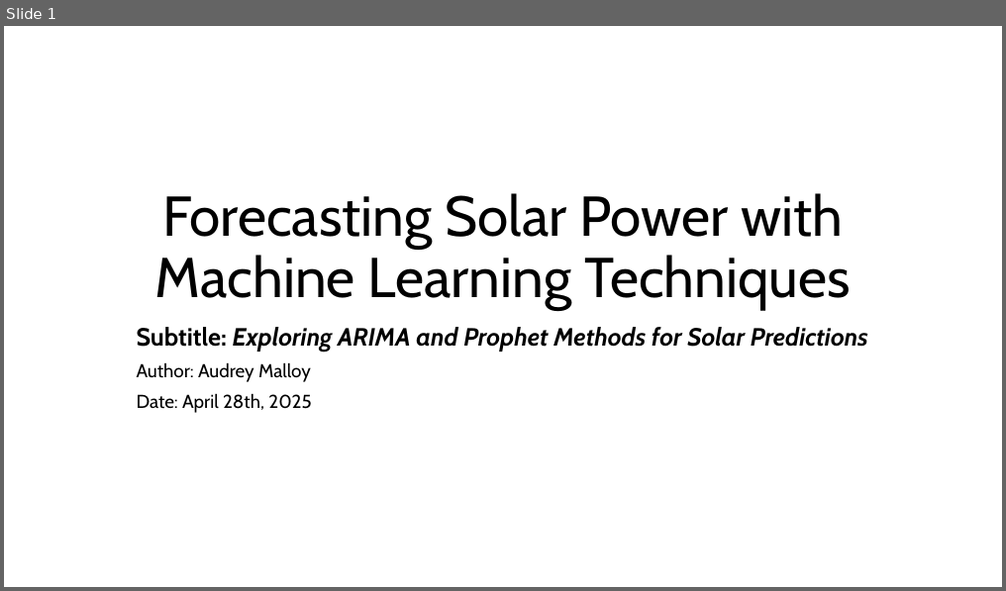
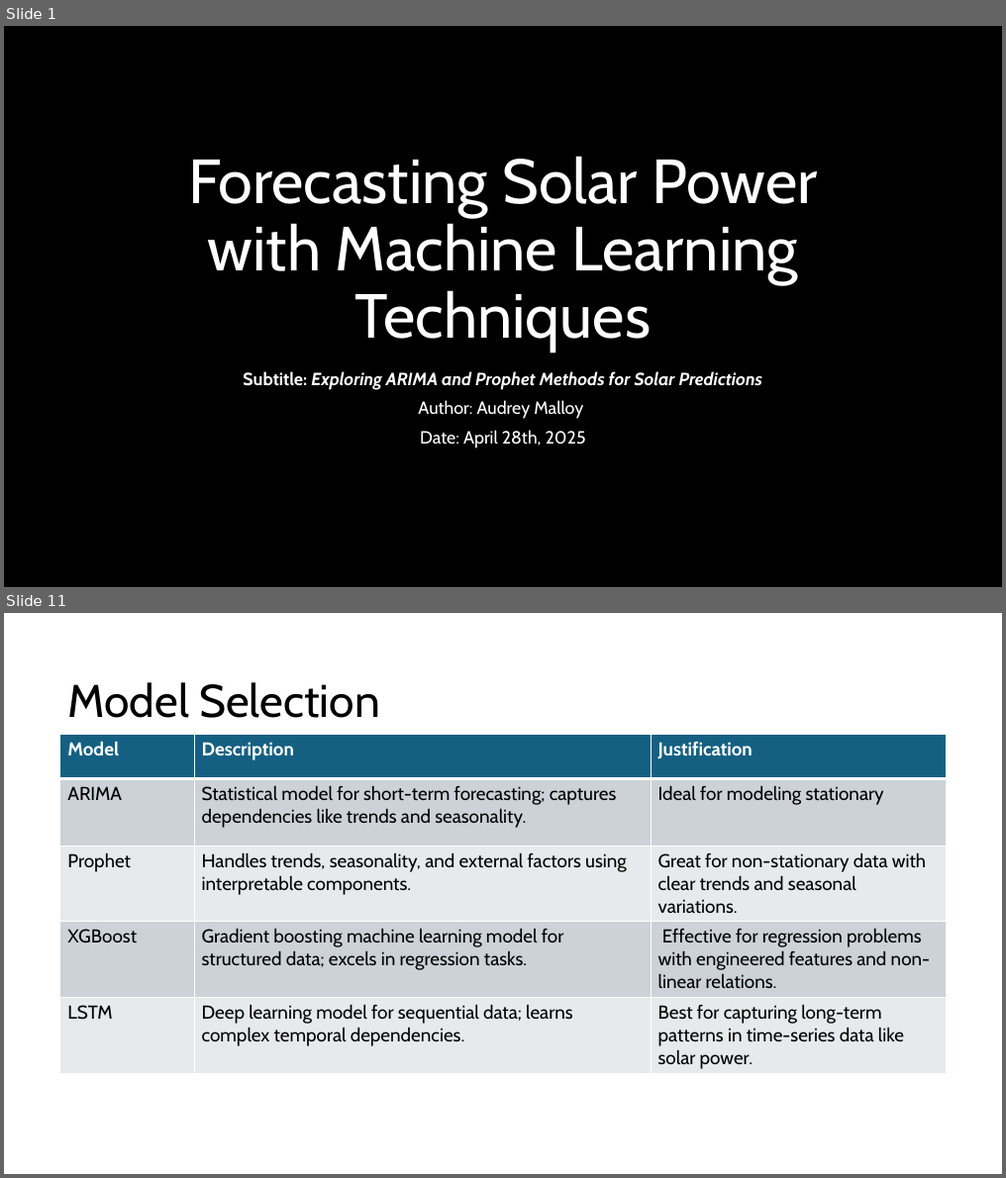
Before and after one commit to audreymalloy/Springboard_DataScience, a slide deck: Capstone-3-Solar/Documentation/Capstone_3_Final_Presentation_Malloy.pptx. Shown one above the other, each under a label of ours: slide 1 before the commit, slides 1 and 11 after it; the slides between them are not shown. The pictures are 1006x591 and 1006x1178 pixels, drawn with LibreOffice and Linux fonts; fonts in the diff are those of the drawing; background and template pictures are left out. Boxes give left, top, right and bottom in pixels: in the first picture for what was removed or moved away, otherwise in the second. Text is boxed around its words. In the diff, an @@ line names an element or a change of style, - is before the commit and + after.

```diff
--- a/Capstone-3-Solar/Documentation/Capstone_3_Final_Presentation_Malloy.pptx
+++ b/Capstone-3-Solar/Documentation/Capstone_3_Final_Presentation_Malloy.pptx
@@ slide 11 added at bbox=[4, 613, 1002, 1174], background #FFFFFF @@
@@ title added at bbox=[67, 682, 380, 718], 44 pt, text #000000 @@
+Model Selection
@@ table added at bbox=[60, 735, 945, 1073], 5 rows, 3 columns @@
+Model | Description | Justification
+ARIMA | Statistical model for short-term forecasting; captures dependencies like trends and seasonality. | Ideal for modeling stationary
+Prophet | Handles trends, seasonality, and external factors using interpretable components. | Great for non-stationary data with clear trends and seasonal variations.
+XGBoost | Gradient boosting machine learning model for structured data; excels in regression tasks. | Effective for regression problems with engineered features and non-linear relations.
+LSTM | Deep learning model for sequential data; learns complex temporal dependencies. | Best for capturing long-term patterns in time-series data like solar power.
@@ slide 1 changed as well @@
@@ background #FFFFFF to picture (left out) @@
@@ title "Forecasting Solar Power with Machine ..." at bbox=[188, 156, 817, 352]: size 54 to 60 pt, text colour #000000 to #FFFFFF @@
@@ subtitle "Subtitle: Exploring ARIMA and Prophet ...": place and size @@
-subtitle "Subtitle: Exploring ARIMA and Prophet ..." at bbox=[137, 327, 868, 413]
+subtitle "Subtitle: Exploring ARIMA and Prophet ..." at bbox=[243, 372, 762, 449]
@@ subtitle "Subtitle: Exploring ARIMA and Prophet ..." at bbox=[243, 372, 762, 449]: size 24 to 17 pt in "Subtitle: Exploring ARIMA and Prophet Methods for ..."; text colour #000000 to #FFFFFF; size 18 to 17 pt in "Author: Audrey Malloy", "Date: April 28th, 2025"; alignment left to centre @@
```
Also in this commit, not shown: 18 other slides added, 8 slides removed, 2 other files.
